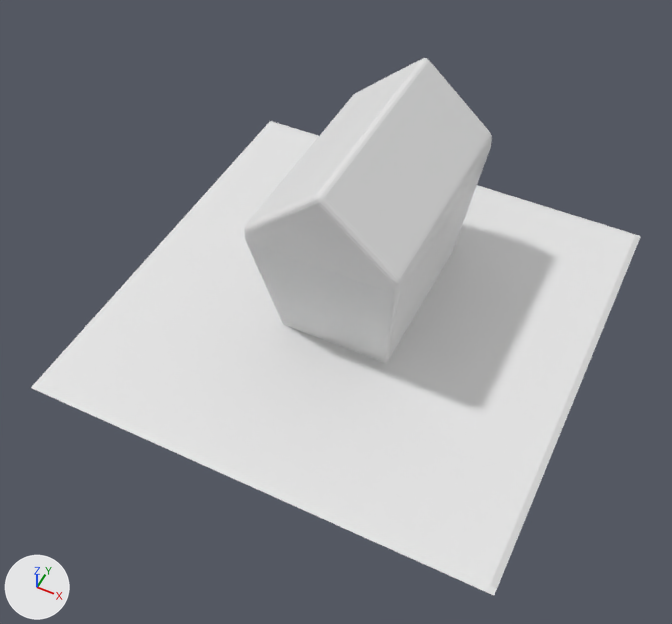
The FBX model assets/buildings/SM_Building_House.fbx, before and after one commit.
Camera for both pictures: a camera (50 mm lens) standing at (4.58, -10.03, 12.17) and looking at (0.1, -1.06, 0.96). Lighting does not change. The marker at lower left points along +X, +Y and +Z. Where no turn or scale is listed for an object, it has been applied to the vertices.

Objects in the first picture: 'Base', 'House'.
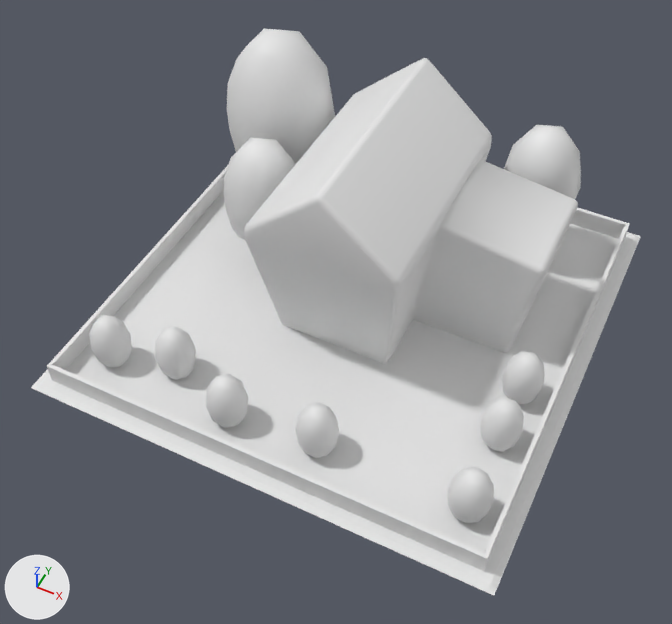
The change in detail:
me_cube_022 is used by ob_house; location (0.0, 0.0, 0.0).
me_cube_022 had 146 vertices, 149 faces and spanned x -1.3..1.3, y -1.45..2.45, z 0.0..3.64.
me_cube_022 now has 202 vertices, 184 faces and spans x -1.3..3.01, y -1.45..2.45, z 0.0..3.64.
Part 1, on me_cube_022:
56 vertices are removed from x -1.0..1.0, y -1.0..2.0, z 0.0..0.07.
79 faces are deleted.
67 vertices are added at x -1.0..3.01, y -1.0..2.06, z 0.0..2.46.
13 new vertices lie (0.0, 1.47, 0.0) away from vertices in x -1.3..1.3, y -1.36, z 2.29..3.64.
13 new vertices lie (0.0, -0.4, 0.0) away from vertices in x -1.3..1.3, y 2.36, z 2.29..3.64.
13 new vertices lie (0.0, 0.92, 0.0) away from vertices in x -1.3..1.3, y 0.11, z 2.29..3.64.
6 new vertices lie (1.62, 0.0, -0.22) away from vertices in x 1.29..1.3, y 0.11..1.94, z 2.28..2.46.
114 new faces join them.
me_cube_022 part 2: the surface is now shaded smooth.
Mesh me_icosphere_002 is new.
It has 287 vertices, 525 faces and spans x -0.32..6.62, y -0.51..2.62, z -0.44..0.62.
Mesh me_icosphere_001 is new.
It has 46 vertices, 80 faces and spans x -95.0..95.0, y -126.0..100.0, z -100.0..100.0.
Mesh me_icosphere is new.
It has 46 vertices, 80 faces and spans x -0.95..0.95, y -1.0..1.0, z -2.0..1.71.
Mesh me_cube_023 is new.
It has 784 vertices, 784 faces and spans x -3.75..3.75, y -3.75..3.75, z -0.23..0.23.
Object 'Bushes' (ob_bushes) is new; it shows me_icosphere_002.
Its location is (-3.09, -2.91, 0.44).
Object 'TreeSmall.001' (ob_treesmall_001) is new; it shows me_icosphere_001.
Its location is (2.16, 2.8, 1.5).
Its rotation in degrees is (90, 0, 0).
Its scale is (0.007, 0.012, 0.007).
Object 'TreeSmall' (ob_treesmall) is new; it shows me_icosphere_001.
Its location is (-2.0, 0.33, 1.5).
Its rotation in degrees is (90, 0, 0).
Its scale is (0.007, 0.012, 0.007).
Object 'TreeBig' (ob_treebig) is new; it shows me_icosphere.
Its location is (-2.51, 1.94, 2.0).
Object 'Fence' (ob_fence) is new; it shows me_cube_023.
Its location is (0.0, 0.0, 0.2).

What differs and where, as boxes [x1, y1, x2, y2] in the pictures (672 x 624 px; the box of a moved part takes in the faces that stretch with it):
'House', reshaped (35% wider): before [244, 58, 492, 363]; after [244, 58, 578, 364]
'Fence', added: after [47, 165, 629, 571]
'Bushes', added: after [89, 315, 545, 523]
'TreeBig', added: after [227, 29, 335, 164]
'TreeSmall', added: after [224, 137, 296, 240]
'TreeSmall.001', added: after [504, 124, 581, 199]
part 1 of me_cube_022, moved or reshaped: before [246, 114, 486, 348]; after [246, 114, 578, 353]
